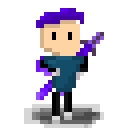
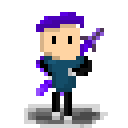
Layer changes from the first 128 × 128 image to the second:
hid "Layer 8 copy" over [36, 8, 88, 124]
showed "Layer 4" over [36, 12, 92, 124]
hid "Layer 2 copy" over [36, 32, 104, 100]
showed "Layer 2" over [36, 28, 104, 100]
"Layer 10": opacity 12% → 100% over [60, 20, 68, 60]
"Layer 8": opacity 78% → 100% over [60, 20, 68, 60]
hid "Layer 5 copy" over [28, 104, 88, 128]
showed "Layer 5" over [28, 104, 108, 128]
